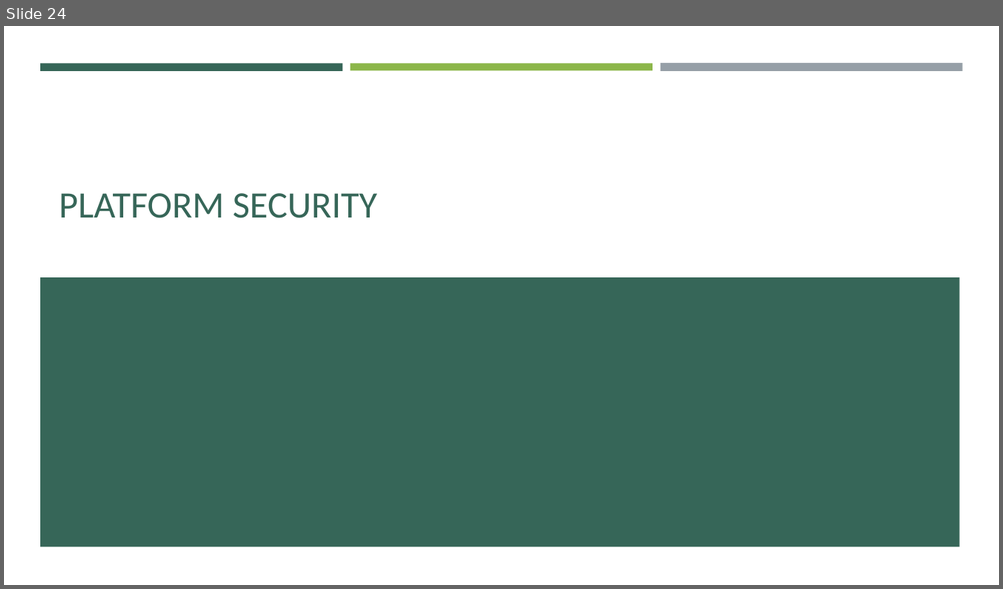
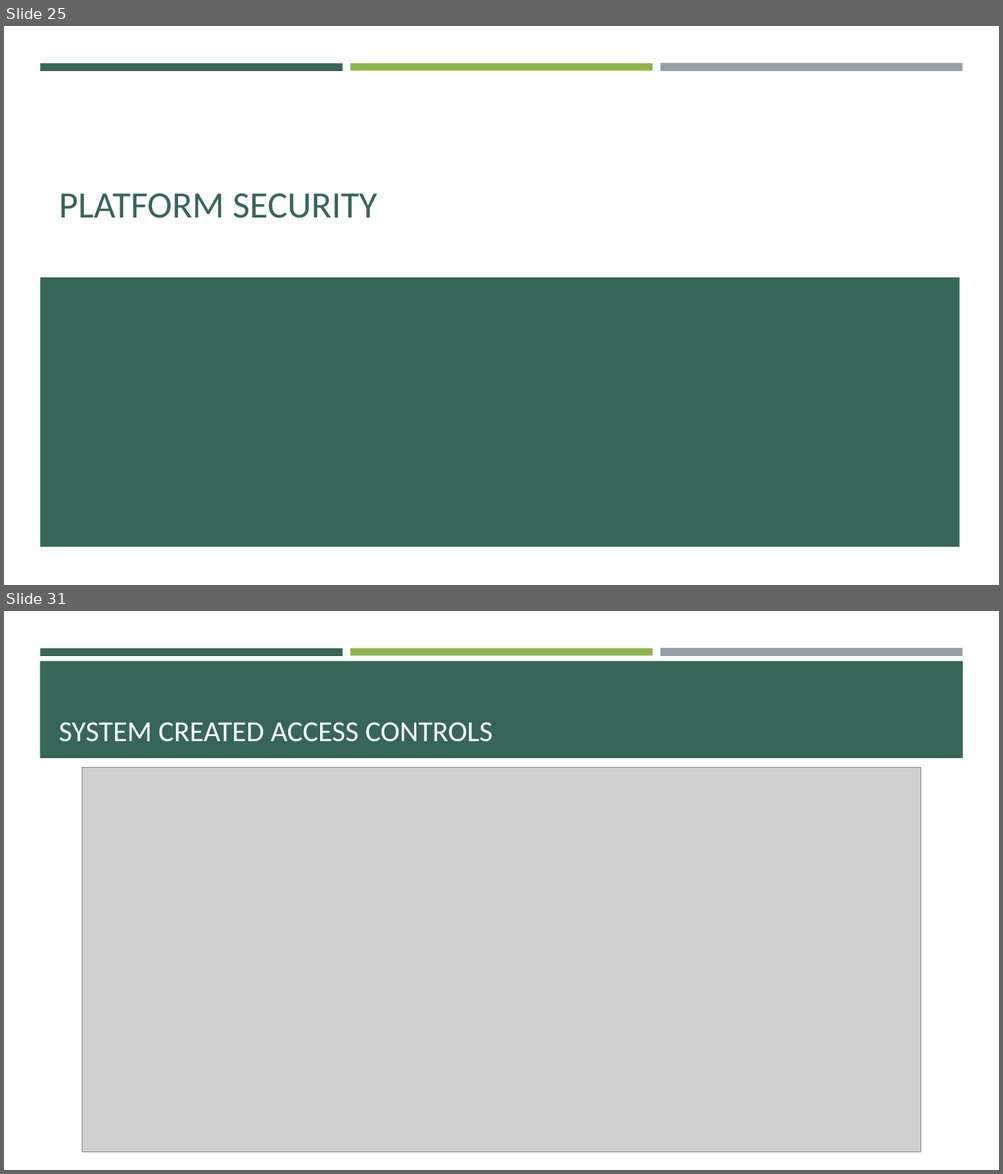
Before and after one commit to e-m-wilson/SNOW, a slide deck: Week_4/Database_Management_&_Platform_Security.pptx. Shown one above the other, each under a label of ours: slide 24 before the commit, slides 25 and 31 after it; the slides between them are not shown. The pictures are 1003x589 and 1003x1174 pixels, drawn with LibreOffice and Linux fonts; fonts in the diff are those of the drawing; grey boxes stand for pictures. Boxes give left, top, right and bottom in pixels: in the first picture for what was removed or moved away, otherwise in the second. Text is boxed around its words. In the diff, an @@ line names an element or a change of style, - is before the commit and + after.

```diff
--- a/Week_4/Database_Management_&_Platform_Security.pptx
+++ b/Week_4/Database_Management_&_Platform_Security.pptx
@@ slide 31 added at (4,611,999,1170), background #FFFFFF; not listed: 3 template elements that a slide beside it also shows @@
@@ rectangle added at (40,661,963,758), fill #366658 @@
@@ title added at (59,722,492,742), 28 pt, text #FFFFFF @@
+SYSTEM CREATED ACCESS CONTROLS
@@ picture added at (82,767,920,1153) @@
@@ what was slide 24 is now slide 25 @@
```
Also in this commit, not shown: 4 slides changed, 13 other slides added, 4 other files.
